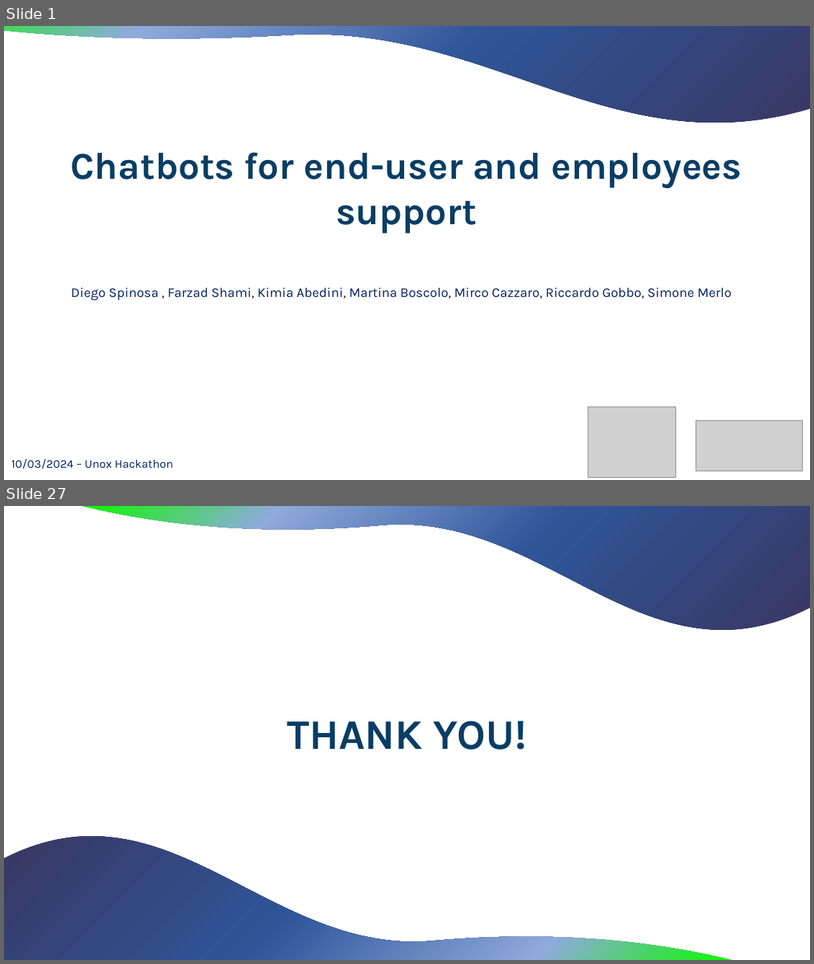
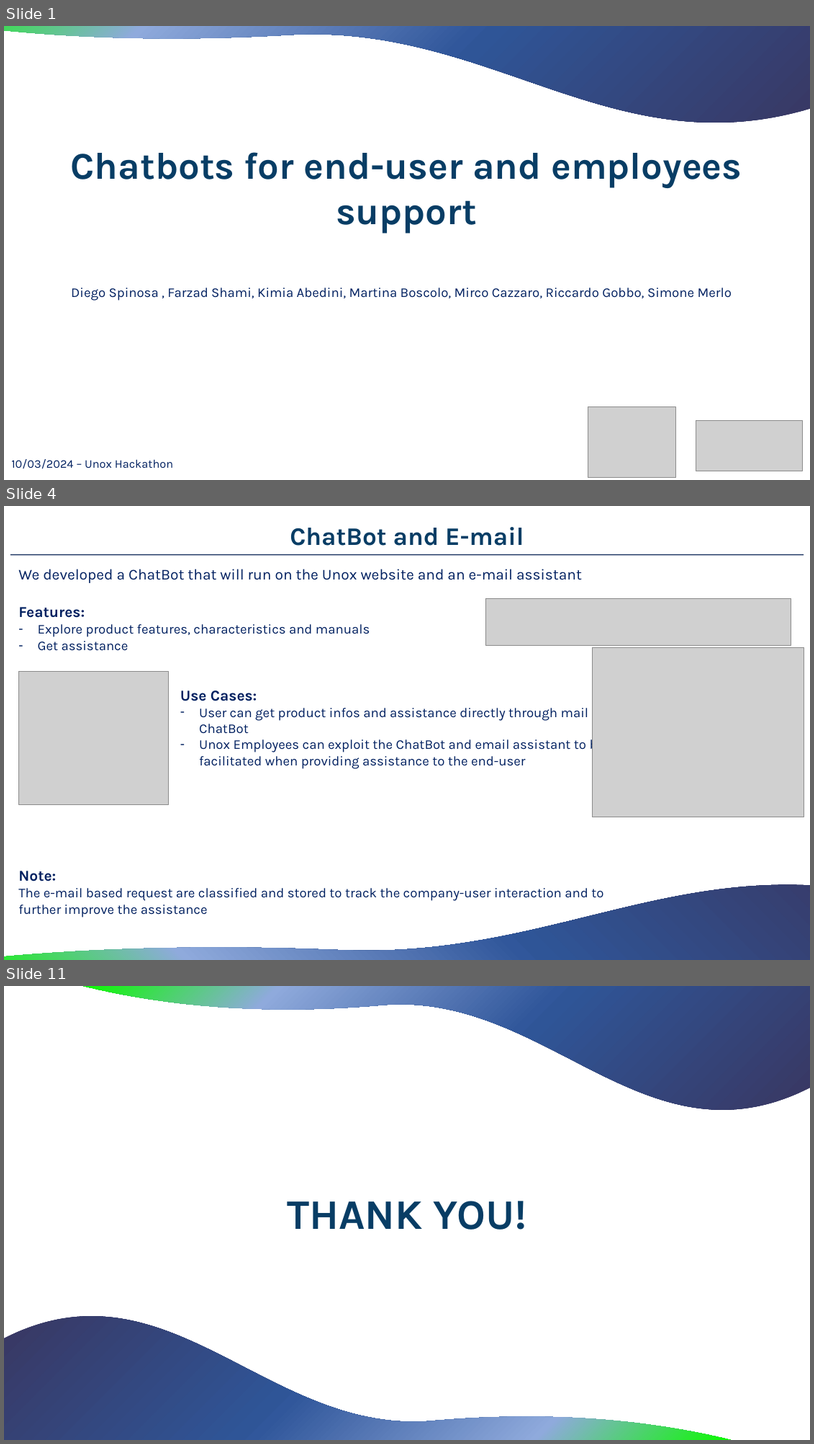
Before and after one commit to MerloSimone/HackatonUnox, a slide deck: Slides/PresentationDS.pptx. Shown one above the other, each under a label of ours: slides 1 and 27 before the commit, slides 1, 4 and 11 after it; the slides between them are not shown. The pictures are 814x964 and 814x1444 pixels, drawn with LibreOffice and Linux fonts; fonts in the diff are those of the drawing; grey boxes stand for pictures. Boxes give left, top, right and bottom in pixels: in the first picture for what was removed or moved away, otherwise in the second. Text is boxed around its words. In the diff, an @@ line names an element or a change of style, - is before the commit and + after.

Commit message:
Added Slides

```diff
--- a/Slides/PresentationDS.pptx
+++ b/Slides/PresentationDS.pptx
@@ slide 4 added at [4,506,810,960], background #FFFFFF @@
@@ text added at [290,527,524,546], 30 pt, text #083D65, bold @@
+ChatBot and E-mail
@@ rectangle added at [10,554,804,556], fill #203864 @@
@@ text added at [18,569,582,583], 18 pt, text #002060 @@
+We developed a ChatBot that will run on the Unox website and an e-mail assistant
@@ text added at [18,607,370,651], 16 pt, text #002060 @@
+Features:
+– Explore product features, characteristics and manuals
+– Get assistance
@@ picture added at [486,599,792,645] @@
@@ picture added at [593,647,805,816] @@
@@ picture added at [18,671,169,804] @@
@@ text added at [180,690,605,769], 16 pt, text #002060 @@
+Use Cases:
+– User can get product infos and assistance directly through mail or ChatBot
+– Unox Employees can exploit the ChatBot and email assistant to be facilitated when providing assistance to the end-user
@@ text added at [18,870,604,917], 16 pt, text #002060 @@
+Note:
+The e-mail based request are classified and stored to track the company-user interaction and to further improve the assistance
@@ freeform shape added at [4,885,810,960], fill gradient #393762 to #2F5597 to #31579B to #8FAADC to #0CFA00 @@
@@ what was slide 27 is now slide 11 @@
```
Also in this commit, not shown: 8 other slides added, 25 slides removed.
